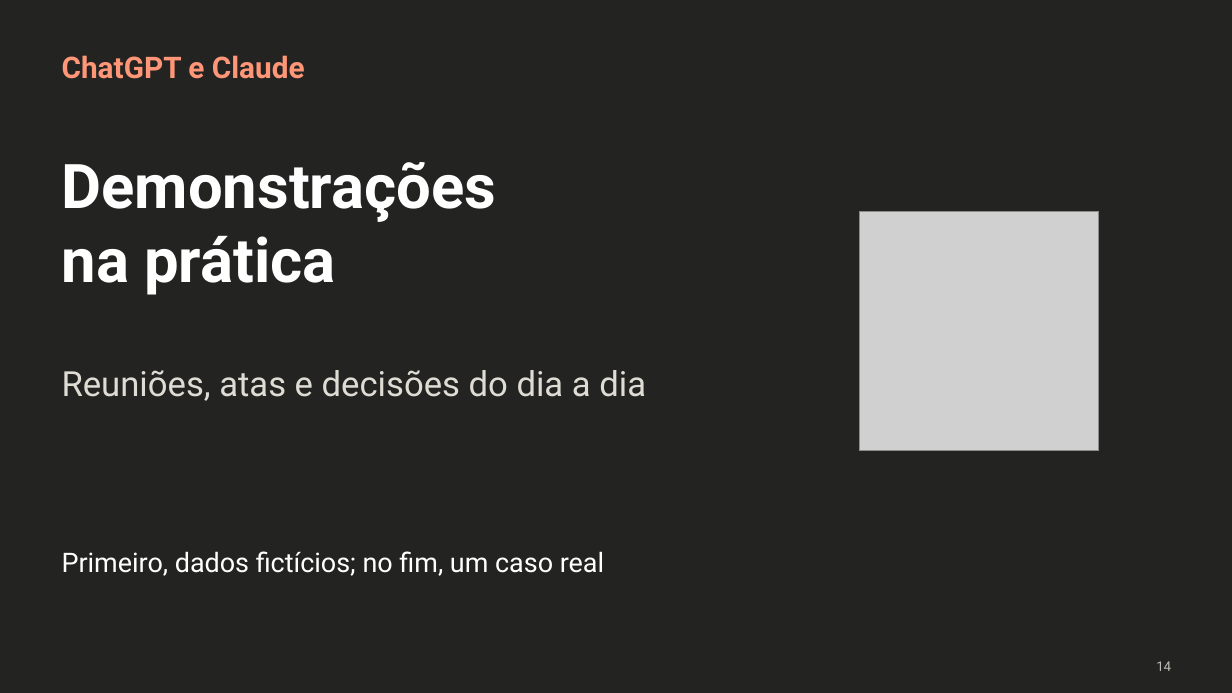
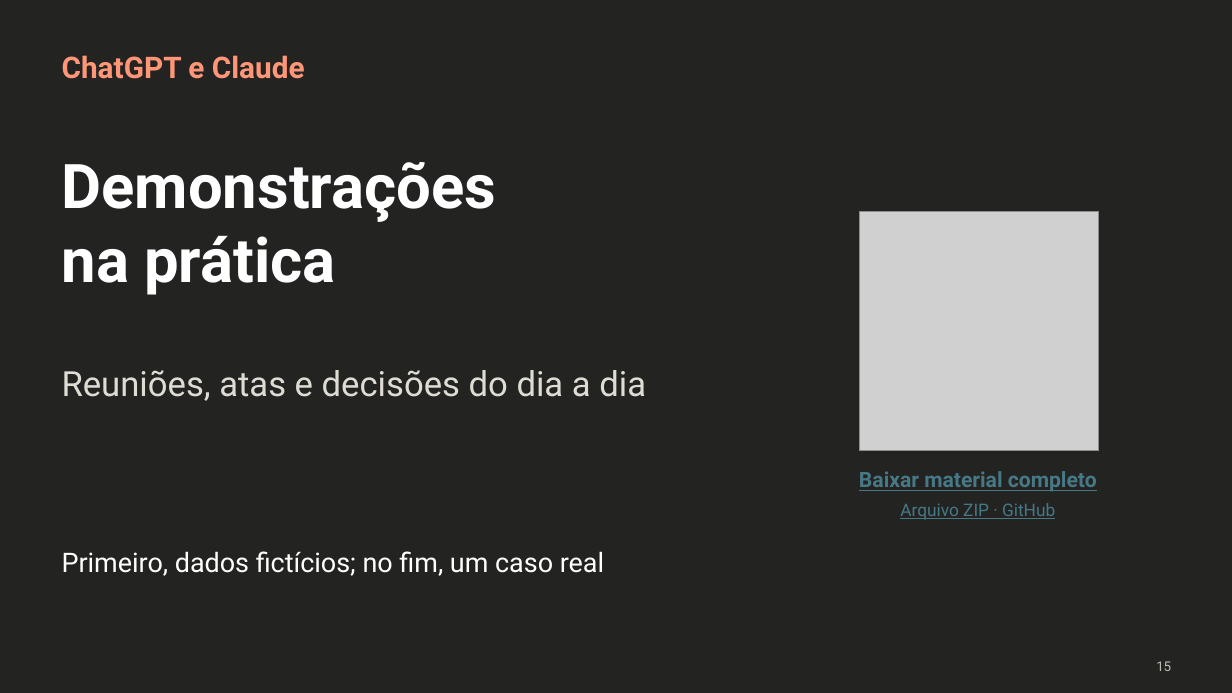
Before and after one commit to LawrenceTeixeira/Secretariado, a slide deck: slide 16 of Lawrence Teixeira - Agentes de IA.pptx (slide 15 before the commit). Drawn at 1232x693 pixels with LibreOffice and Linux fonts; fonts in the diff are those of the drawing; grey boxes stand for pictures. Boxes give left, top, right and bottom in pixels: in the first picture for what was removed or moved away, otherwise in the second. Text is boxed around its words. In the diff, an @@ line names an element or a change of style, - is before the commit and + after.

Commit message:
Atualiza apresentação com agenda, link do Manus e QR para baixar o material completo

```diff
--- a/Lawrence Teixeira - Agentes de IA.pptx
+++ b/Lawrence Teixeira - Agentes de IA.pptx
@@ text added at (x1=859, y1=471, x2=1097, y2=491), 16.5 pt, text #467886, bold, underline @@
+Baixar material completo
@@ text added at (x1=900, y1=503, x2=1055, y2=520), 13.5 pt, text #467886, underline @@
+Arquivo ZIP · GitHub
@@ text at (x1=1156, y1=661, x2=1171, y2=671): text changed @@
-14
+15
```
Also in this commit, not shown: 19 other slides changed, 2 slides added, 1 slide removed.
